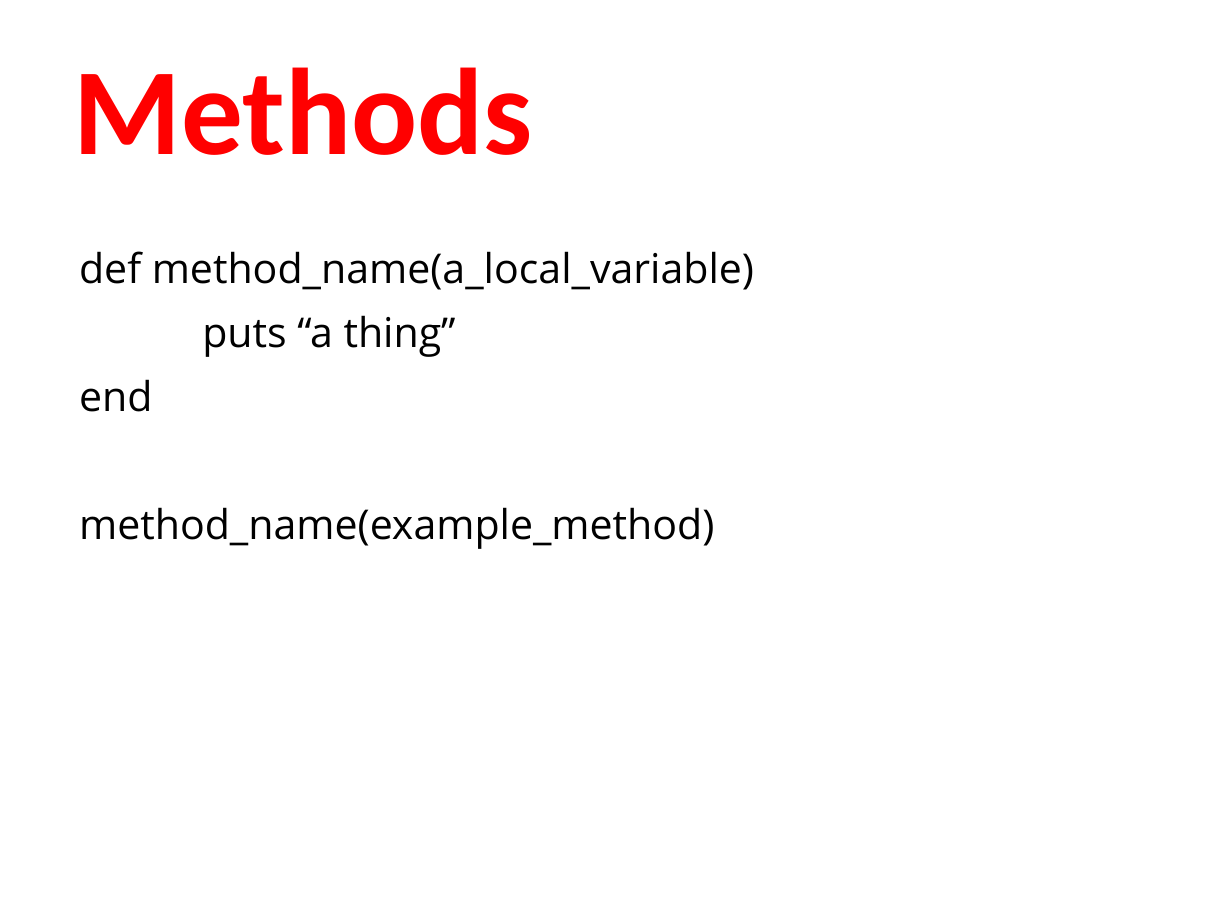
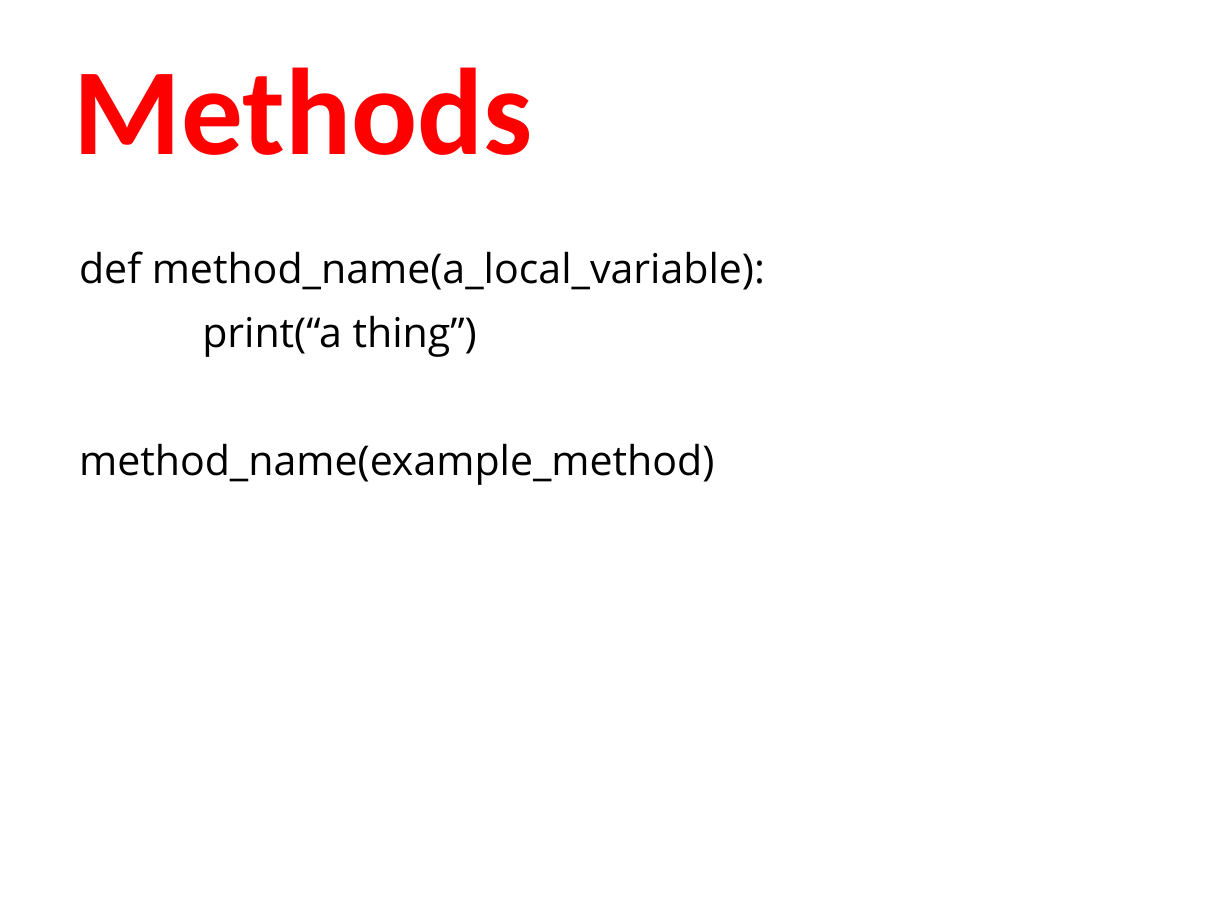
Before and after one commit to humanitiesprogramming/slides, a slide deck: slide 11 of 2017/python/B Done - ish/day2-review.pptx. Drawn at 1232x924 pixels with LibreOffice and Linux fonts; fonts in the diff are those of the drawing. Boxes give left, top, right and bottom in pixels: in the first picture for what was removed or moved away, otherwise in the second. Text is boxed around its words. In the diff, an @@ line names an element or a change of style, - is before the commit and + after.

```diff
--- a/2017/python/B Done - ish/day2-review.pptx
+++ b/2017/python/B Done - ish/day2-review.pptx
@@ text at (x1=79, y1=251, x2=765, y2=357): text changed @@
-def method_name(a_local_variable)
-puts “a thing”
-end
+def method_name(a_local_variable):
+print(“a thing”)
```
Also in this commit, not shown: 4 other slides changed, 1 other file.
